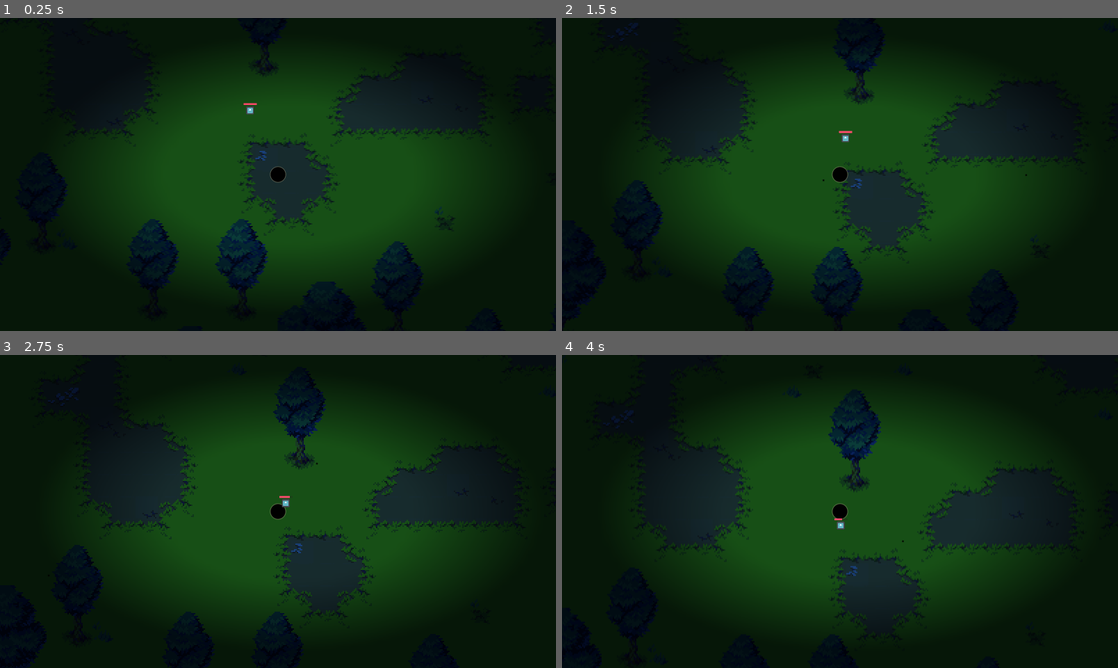
Above: before the commit, frames 1-4 (two rows, left to right).
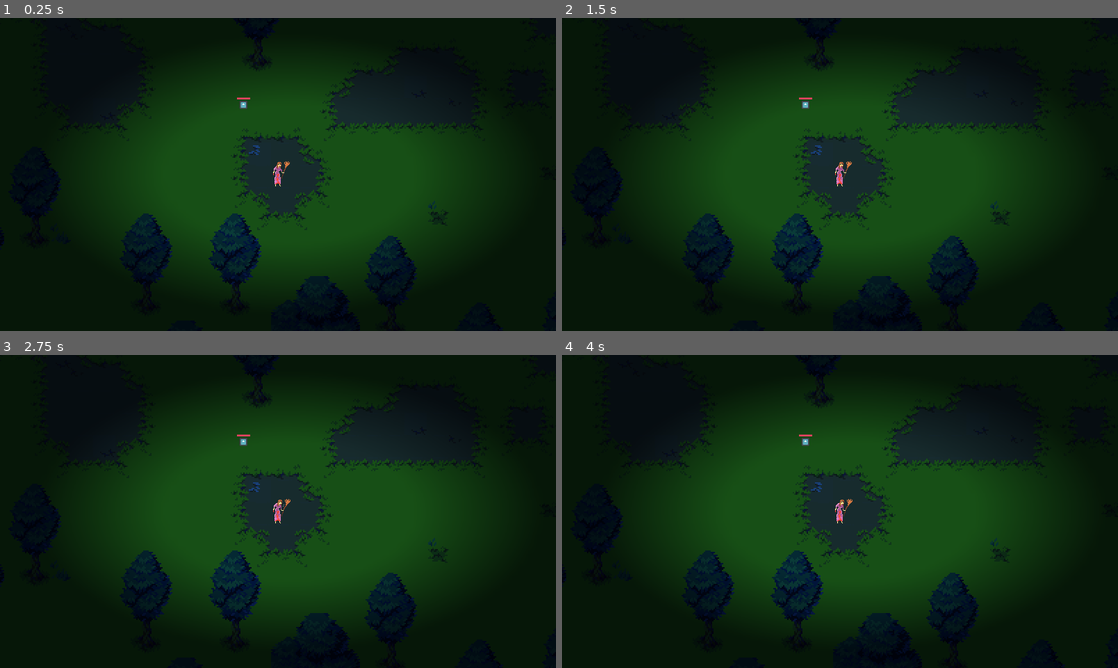
Above: after the commit, the same moments.

Repository: astonedf/Survivor
Game: Godot game, scene res://main.tscn
The game is run twice, just before and just after one commit, with the same random seed, the same clock (stepped at 60 frames per second) and the same inputs. The engine's default icon, where the game draws it, is replaced by a stand-in: a white triangle on a blue panel in a dark square.
Inputs (mouse positions are in pixels of both pictures, inside the frame that each line leads up to):
- Up to frame 1 (0.25 s): no input
- Up to frame 2 (1.5 s): move the mouse to (962, 158) at 0.52 s; press the mouse at (962, 158) at 0.53 s; move the mouse to (728, 190) at 1.27 s; release the mouse at (728, 190) at 1.28 s; click (728, 190) at 1.35 s
- Up to frame 3 (2.75 s): move the mouse to (333, 442) at 2.02 s; hold Right mouse button (RMB) from 2.03 s (still down); click (333, 442) at 2.3 s
- Up to frame 4 (4 s): move the mouse to (812, 574) at 2.77 s; release Right mouse button (RMB) at 2.78 s; click (812, 574) at 2.85 s; move the mouse to (1006, 558) at 3.52 s; press the mouse at (1006, 558) at 3.53 s

The runs differ from the first frame. In frame 1, 3.8% of the frame differs, in the area x 0-91%, y 0-100%; in frame 2, 14%; in frame 3, 18%; in frame 4, 18%, in the area x 0-93%, y 0-100%.
Error after the commit: Parse Error: Identifier "PlayerManager" not declared in the current scope. (res://player.gd:24)

Commit message:
i hope i did not break everything

Diff:
--- a/Survivor/player.gd
+++ b/Survivor/player.gd
@@ -6,6 +6,12 @@
 var enemy_in_range = false
 var destination: Vector2
 var target_position: Vector2
+var can_move := false
+var direction
+var look_right_pos = Vector2(32,0)
+var look_left_pos = Vector2(-32,0)
+var attacking: bool = false
+
 
 func _unhandled_input(event: InputEvent) -> void:
 	if event.is_action_pressed("RMB"):
@@ -13,22 +19,64 @@
 	if event.is_action_pressed("LMB"):
 		shoot()
 
+
 func _physics_process(delta):
-	look_at(get_global_mouse_position())
+	PlayerManager.position_updated.emit(global_position)
 
-	var mouse_distance = position.distance_to(get_global_mouse_position())
-	mouse_distance = remap(mouse_distance, 100, 1000, 0.1, 1)
+	if can_move:
+		$Spray.look_at(get_global_mouse_position())
 
-	if position.distance_to(destination) > 3:
-		target_position = (destination - position).normalized()
-		velocity = target_position * speed
+		var mouse_distance = position.distance_to(get_global_mouse_position())
+		mouse_distance = remap(mouse_distance, 100, 1000, 0.1, 1)
 
-		move_and_slide()
+		if destination.x > position.x:
+			direction = 1
+		else:
+			direction = -1
 
+		if position.distance_to(destination) > 3:
+			target_position = (destination - position).normalized()
+			velocity = target_position * speed
+			move_and_slide()
+		else:
+			velocity = Vector2(0,0)
+
+		handle_movement_anim(direction)
+
+func handle_movement_anim(dir):
+	if !attacking:
+		if !velocity:
+			$AnimationPlayer.play("Idle")
+		if velocity:
+			$AnimationPlayer.play("Walk")
+			toggle_flip_sprite(dir)
+
+func toggle_flip_sprite(dir):
+	if dir == 1:
+		$Sprite2D.flip_h = false
+		$Sprite2D.position = look_right_pos
+		$HitArea/HitLeft.disabled = true
+		$HitArea/HitRight.disabled = false
+	else:
+		$Sprite2D.flip_h = true
+		$Sprite2D.position = look_left_pos
+		$HitArea/HitLeft.disabled = false
+		$HitArea/HitRight.disabled = true
 
 func shoot():
 	var instance = bullet.instantiate()
-	instance.dir = rotation
+	instance.dir = $Spray.rotation
 	instance.spawnPos = global_position
-	instance.spawnRot = rotation
+	instance.spawnRot = $Spray.rotation
 	get_parent().add_child.call_deferred(instance)
+
+
+
+func _on_hit_timer_timeout() -> void:
+	attacking = true
+	$AnimationPlayer.play("Hit")
+
+
+func _on_animation_player_animation_finished(anim_name: StringName) -> void:
+	if anim_name == "Hit":
+		attacking = false
--- a/Survivor/player.tscn
+++ b/Survivor/player.tscn
@@ -1,15 +1,19 @@
-[gd_scene load_steps=7 format=3 uid="uid://ck3m3011vrrgm"]
-
-[ext_resource type="Script" uid="uid://dhmppoqbaejrn" path="res://player.gd" id="1_onrkg"]
-
-[sub_resource type="Gradient" id="Gradient_4flbx"]
-offsets = PackedFloat32Array(0.383117, 0.467532, 0.532468, 1)
-colors = PackedColorArray(0, 0, 0, 1, 0, 0, 0, 1, 0.815686, 0.815686, 0.815686, 0, 1, 1, 1, 0)
-
-[sub_resource type="GradientTexture2D" id="GradientTexture2D_onrkg"]
-gradient = SubResource("Gradient_4flbx")
-fill = 1
-fill_from = Vector2(0.5, 0.5)
+[gd_scene load_steps=25 format=3 uid="uid://ck3m3011vrrgm"]
+
+[ext_resource type="Script" uid="uid://dhmppoqbaejrn" path="res://characters/player/player.gd" id="1_onrkg"]
+[ext_resource type="Texture2D" uid="uid://by7knt72ix16d" path="res://assets/player/witch4.png" id="2_dirf7"]
+[ext_resource type="Script" uid="uid://c8nuytiag3hsy" path="res://characters/player/enemy_spawner.gd" id="2_xxgcw"]
+[ext_resource type="Texture2D" uid="uid://hdjfgk8iim74" path="res://assets/player/witch5.png" id="4_idpv6"]
+[ext_resource type="Texture2D" uid="uid://vcfi5b4e835j" path="res://assets/player/witch6.png" id="5_rpf03"]
+[ext_resource type="Texture2D" uid="uid://dopi03mkv0fuu" path="res://assets/player/witch7.png" id="6_x5dtk"]
+[ext_resource type="Texture2D" uid="uid://df3sga3c43m3v" path="res://assets/player/witch8.png" id="7_3t07l"]
+[ext_resource type="Texture2D" uid="uid://dia45pribm0wv" path="res://assets/player/witch9.png" id="8_icpky"]
+[ext_resource type="Texture2D" uid="uid://bq7ytyb4ugbsp" path="res://assets/player/witch10.png" id="9_58jvb"]
+[ext_resource type="Texture2D" uid="uid://cfqubdey3mtdq" path="res://assets/player/witch11.png" id="10_8l73k"]
+[ext_resource type="Texture2D" uid="uid://cd6nvoo554p01" path="res://assets/player/witch12.png" id="11_aqrcq"]
+[ext_resource type="Texture2D" uid="uid://bqxh7htlno2xo" path="res://assets/player/witch1.png" id="12_d2agh"]
+[ext_resource type="Texture2D" uid="uid://bvitqemes1g11" path="res://assets/player/witch2.png" id="13_fpo3a"]
+[ext_resource type="Texture2D" uid="uid://bxsj7n7pbii7" path="res://assets/player/witch3.png" id="14_kyfeq"]
 
 [sub_resource type="CapsuleShape2D" id="CapsuleShape2D_onrkg"]
 radius = 22.0
@@ -24,22 +28,159 @@
 fill = 1
 fill_from = Vector2(0.495413, 0.486239)
 
-[node name="player" type="CharacterBody2D"]
+[sub_resource type="Curve2D" id="Curve2D_508ok"]
+_data = {
+"points": PackedVector2Array(0, 0, 0, 0, -831.959, -465.981, 0, 0, 0, 0, 821.027, -462.057, 0, 0, 0, 0, 812.049, 450.285, 0, 0, 0, 0, -820.986, 450.285, 0, 0, 0, 0, -831.959, -460.095)
+}
+point_count = 5
+
+[sub_resource type="Animation" id="Animation_yybc7"]
+resource_name = "Hit"
+length = 0.4
+tracks/0/type = "value"
+tracks/0/imported = false
+tracks/0/enabled = true
+tracks/0/path = NodePath("Sprite2D:texture")
+tracks/0/interp = 1
+tracks/0/loop_wrap = true
+tracks/0/keys = {
+"times": PackedFloat32Array(0, 0.1, 0.2, 0.3),
+"transitions": PackedFloat32Array(1, 1, 1, 1),
+"update": 1,
+"values": [ExtResource("12_d2agh"), ExtResource("13_fpo3a"), ExtResource("14_kyfeq"), ExtResource("12_d2agh")]
+}
+tracks/1/type = "value"
+tracks/1/imported = false
+tracks/1/enabled = true
+tracks/1/path = NodePath("HitArea:monitoring")
+tracks/1/interp = 1
+tracks/1/loop_wrap = true
+tracks/1/keys = {
+"times": PackedFloat32Array(0, 0.0584552, 0.233333, 0.30689),
+"transitions": PackedFloat32Array(1, 1, 1, 1),
+"update": 1,
+"values": [false, true, true, false]
+}
+tracks/2/type = "value"
+tracks/2/imported = false
+tracks/2/enabled = true
+tracks/2/path = NodePath("HitArea:monitorable")
+tracks/2/interp = 1
+tracks/2/loop_wrap = true
+tracks/2/keys = {
+"times": PackedFloat32Array(0, 0.0666667, 0.233333, 0.30689),
+"transitions": PackedFloat32Array(1, 1, 1, 1),
+"update": 1,
+"values": [false, true, true, false]
+}
+
+[sub_resource type="Animation" id="Animation_on558"]
+resource_name = "Idle"
+length = 2.0
+loop_mode = 1
+tracks/0/type = "value"
+tracks/0/imported = false
+tracks/0/enabled = true
+tracks/0/path = NodePath("Sprite2D:texture")
+tracks/0/interp = 1
+tracks/0/loop_wrap = true
+tracks/0/keys = {
+"times": PackedFloat32Array(0, 0.166667, 0.433333, 0.533333, 0.7, 0.866667, 1.23333, 1.73333),
+"transitions": PackedFloat32Array(1, 1, 1, 1, 1, 1, 1, 1),
+"update": 1,
+"values": [ExtResource("2_dirf7"), ExtResource("4_idpv6"), ExtResource("5_rpf03"), ExtResource("6_x5dtk"), ExtResource("7_3t07l"), ExtResource("2_dirf7"), ExtResource("4_idpv6"), ExtResource("2_dirf7")]
+}
+
+[sub_resource type="Animation" id="Animation_gqopd"]
+length = 0.001
+tracks/0/type = "value"
+tracks/0/imported = false
+tracks/0/enabled = true
+tracks/0/path = NodePath("Sprite2D:texture")
+tracks/0/interp = 1
+tracks/0/loop_wrap = true
+tracks/0/keys = {
+"times": PackedFloat32Array(0),
+"transitions": PackedFloat32Array(1),
+"update": 1,
+"values": [ExtResource("2_dirf7")]
+}
+tracks/1/type = "value"
+tracks/1/imported = false
+tracks/1/enabled = true
+tracks/1/path = NodePath("HitArea:monitoring")
+tracks/1/interp = 1
+tracks/1/loop_wrap = true
+tracks/1/keys = {
+"times": PackedFloat32Array(0),
+"transitions": PackedFloat32Array(1),
+"update": 1,
+"values": [false]
+}
+tracks/2/type = "value"
+tracks/2/imported = false
+tracks/2/enabled = true
+tracks/2/path = NodePath("HitArea:monitorable")
+tracks/2/interp = 1
+tracks/2/loop_wrap = true
+tracks/2/keys = {
+"times": PackedFloat32Array(0),
+"transitions": PackedFloat32Array(1),
+"update": 1,
+"values": [false]
+}
+
+[sub_resource type="Animation" id="Animation_5mkjs"]
+resource_name = "Walk"
+length = 0.8
+loop_mode = 1
+tracks/0/type = "value"
+tracks/0/imported = false
+tracks/0/enabled = true
+tracks/0/path = NodePath("Sprite2D:texture")
+tracks/0/interp = 1
+tracks/0/loop_wrap = true
+tracks/0/keys = {
+"times": PackedFloat32Array(0, 0.166667, 0.4, 0.633333),
+"transitions": PackedFloat32Array(1, 1, 1, 1),
+"update": 1,
+"values": [ExtResource("8_icpky"), ExtResource("9_58jvb"), ExtResource("10_8l73k"), ExtResource("11_aqrcq")]
+}
+
+[sub_resource type="AnimationLibrary" id="AnimationLibrary_icpky"]
+_data = {
+&"Hit": SubResource("Animation_yybc7"),
+&"Idle": SubResource("Animation_on558"),
+&"RESET": SubResource("Animation_gqopd"),
+&"Walk": SubResource("Animation_5mkjs")
+}
+
+[sub_resource type="CapsuleShape2D" id="CapsuleShape2D_icpky"]
+radius = 21.0
+height = 56.0
+
+[node name="Player" type="CharacterBody2D"]
 script = ExtResource("1_onrkg")
 
 [node name="Sprite2D" type="Sprite2D" parent="."]
-texture = SubResource("GradientTexture2D_onrkg")
+texture_filter = 1
+position = Vector2(32, 0)
+texture = ExtResource("2_dirf7")
 
 [node name="CollisionShape2D" type="CollisionShape2D" parent="."]
 shape = SubResource("CapsuleShape2D_onrkg")
 
 [node name="Spray" type="Area2D" parent="."]
+visible = false
 
 [node name="CollisionPolygon2D" type="CollisionPolygon2D" parent="Spray"]
 position = Vector2(0, -2)
 polygon = PackedVector2Array(0, 2, 102, -22, 102, 24)
 
 [node name="Camera2D" type="Camera2D" parent="."]
+position_smoothing_enabled = true
+drag_horizontal_enabled = true
+drag_vertical_enabled = true
 
 [node name="CanvasLayer" type="CanvasLayer" parent="."]
 
@@ -50,5 +191,53 @@
 texture = SubResource("GradientTexture2D_i3pqv")
 offset = Vector2(35, 35)
 
+[node name="EnemySpawner" type="Node2D" parent="."]
+script = ExtResource("2_xxgcw")
+
+[node name="SpawnPath" type="Path2D" parent="EnemySpawner"]
+position = Vector2(1.97937, 9)
+scale = Vector2(1.00243, 1.01935)
+curve = SubResource("Curve2D_508ok")
+
+[node name="PathFollow2D" type="PathFollow2D" parent="EnemySpawner/SpawnPath"]
+position = Vector2(-831.959, -465.981)
+rotation = 0.00237387
+
+[node name="SpawnPoint" type="Marker2D" parent="EnemySpawner/SpawnPath/PathFollow2D"]
+gizmo_extents = 85.5
+
+[node name="SpawnTimer" type="Timer" parent="EnemySpawner"]
+process_callback = 0
+wait_time = 3.0
+autostart = true
+
+[node name="AnimationPlayer" type="AnimationPlayer" parent="."]
+libraries = {
+&"": SubResource("AnimationLibrary_icpky")
+}
+autoplay = "Idle"
+
+[node name="HitTimer" type="Timer" parent="."]
+wait_time = 3.0
+autostart = true
+
+[node name="HitArea" type="Area2D" parent="."]
+collision_layer = 2
+collision_mask = 2
+monitoring = false
+monitorable = false
+
+[node name="HitRight" type="CollisionShape2D" parent="HitArea"]
+position = Vector2(38, 0)
+shape = SubResource("CapsuleShape2D_icpky")
+
+[node name="HitLeft" type="CollisionShape2D" parent="HitArea"]
+position = Vector2(-36, 1)
+shape = SubResource("CapsuleShape2D_icpky")
+disabled = true
+
 [connection signal="area_entered" from="Spray" to="." method="_on_spray_area_entered"]
 [connection signal="area_exited" from="Spray" to="." method="_on_spray_area_exited"]
+[connection signal="timeout" from="EnemySpawner/SpawnTimer" to="EnemySpawner" method="_on_spawn_timer_timeout"]
+[connection signal="animation_finished" from="AnimationPlayer" to="." method="_on_animation_player_animation_finished"]
+[connection signal="timeout" from="HitTimer" to="." method="_on_hit_timer_timeout"]
--- a/Survivor/target.gd
+++ b/Survivor/target.gd
@@ -9,9 +9,14 @@
 func _on_target_area_body_entered(body: Node2D) -> void:
 	print(body)
 	if body.is_in_group("Bullet"):
-		health.value -= 20
+		health.value -= 50
 
 
 func _on_progress_bar_value_changed(value: float) -> void:
 	if value <= 0:
 		queue_free()
+
+
+func _on_target_area_area_entered(area: Area2D) -> void:
+	if area.name == "HitArea":
+		health.value -= 50
--- a/Survivor/target.tscn
+++ b/Survivor/target.tscn
@@ -46,4 +46,5 @@
 shape = SubResource("CircleShape2D_nageh")
 
 [connection signal="value_changed" from="ProgressBar" to="." method="_on_progress_bar_value_changed"]
+[connection signal="area_entered" from="TargetArea" to="." method="_on_target_area_area_entered"]
 [connection signal="body_entered" from="TargetArea" to="." method="_on_target_area_body_entered"]
Binary file added: Survivor/assets/player/witch1.png
Not shown, added: Survivor/assets/player/witch1.png.import
Binary file added: Survivor/assets/player/witch10.png
Not shown, added: Survivor/assets/player/witch10.png.import
Binary file added: Survivor/assets/player/witch11.png
Not shown, added: Survivor/assets/player/witch11.png.import
Binary file added: Survivor/assets/player/witch12.png
Not shown, added: Survivor/assets/player/witch12.png.import
Binary file added: Survivor/assets/player/witch2.png
Not shown, added: Survivor/assets/player/witch2.png.import
Binary file added: Survivor/assets/player/witch3.png
Not shown, added: Survivor/assets/player/witch3.png.import
(and 12 more such lines)
